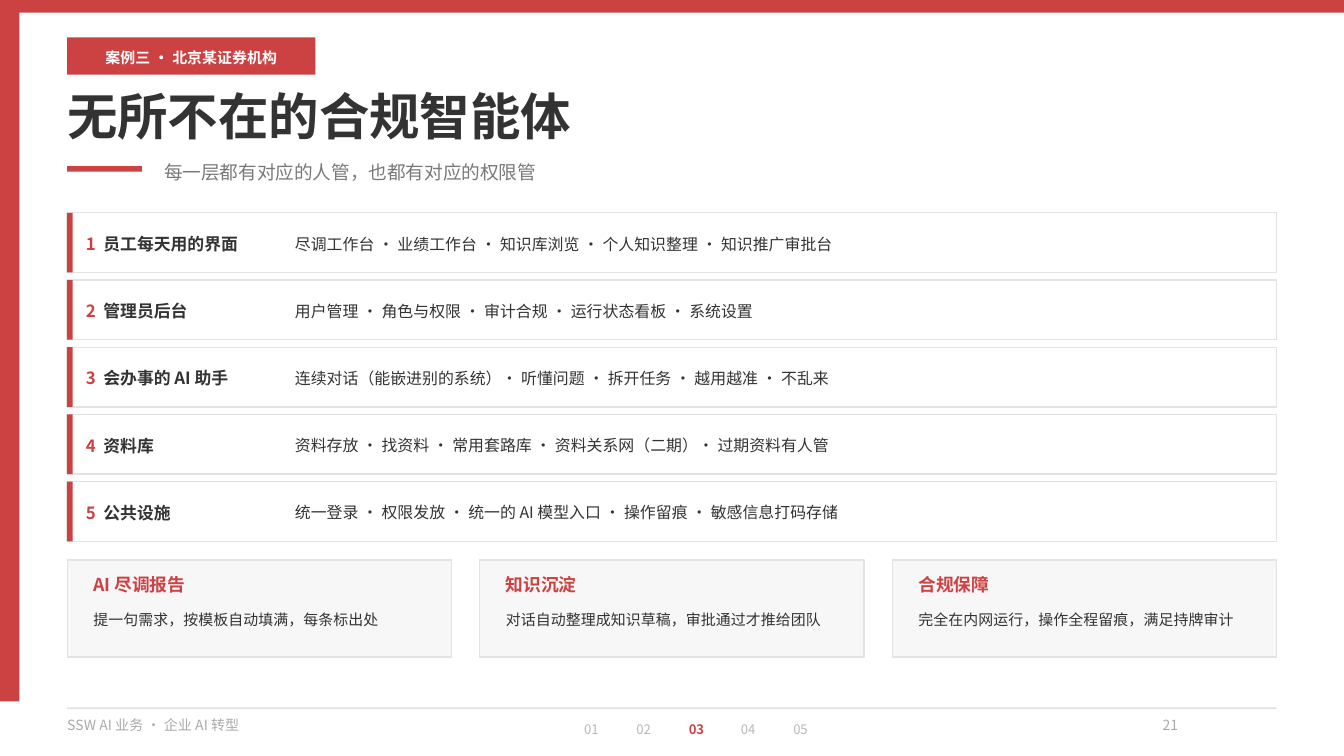
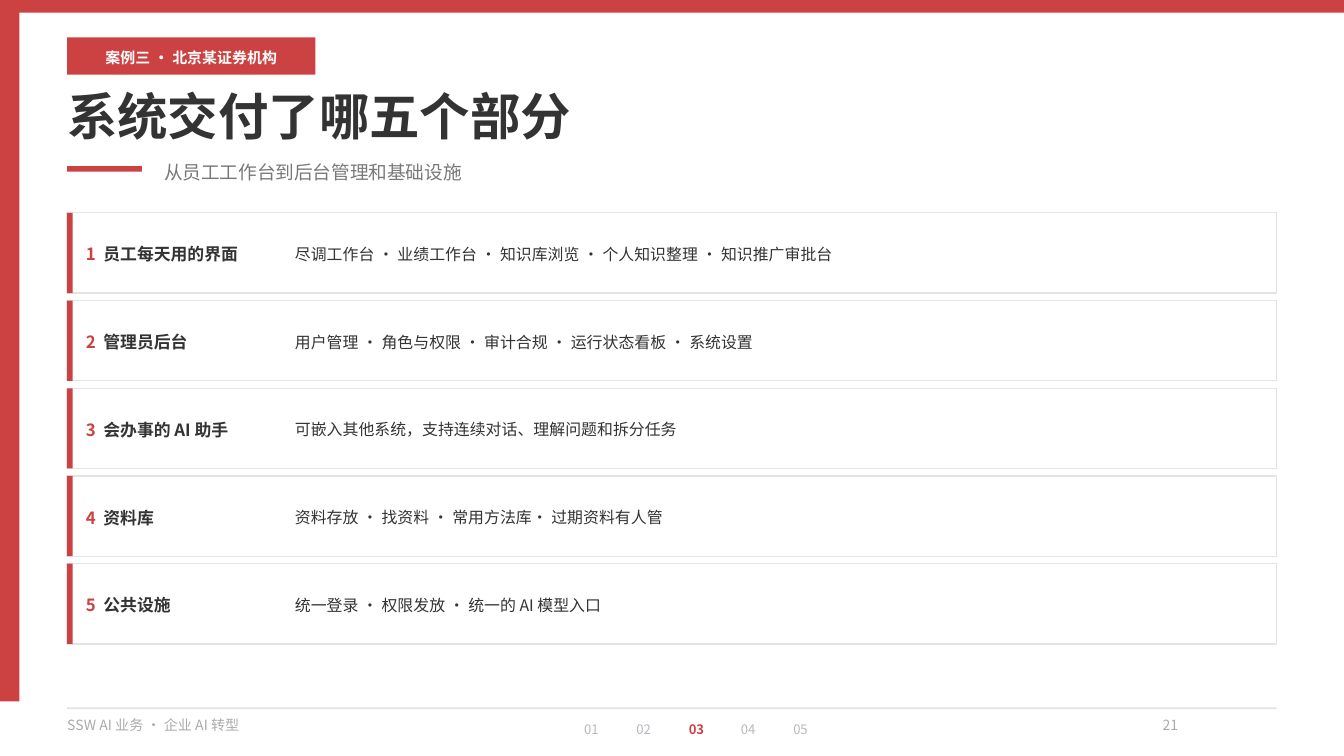
Before and after one commit to hveraus/ssw-business, a slide deck: slide 21 of SSW AI 业务_v2/SSW AI 业务_v3.pptx. Drawn at 1344x756 pixels with LibreOffice and Linux fonts; fonts in the diff are those of the drawing. Boxes give left, top, right and bottom in pixels: in the first picture for what was removed or moved away, otherwise in the second. Text is boxed around its words. In the diff, an @@ line names an element or a change of style, - is before the commit and + after.

Commit message:
精简 V3 五个案例的重复内容，加入 SSW Logo 和可点击 PDF

```diff
--- a/SSW AI 业务_v2/SSW AI 业务_v3.pptx
+++ b/SSW AI 业务_v2/SSW AI 业务_v3.pptx
@@ text at (x1=67, y1=91, x2=571, y2=140): text changed @@
-无所不在的合规智能体
+系统交付了哪五个部分
@@ text at (x1=164, y1=163, x2=462, y2=181): text changed @@
-每一层都有对应的人管，也都有对应的权限管
+从员工工作台到后台管理和基础设施
@@ rectangle resized from (x1=67, y1=212, x2=1277, y2=271) to (x1=67, y1=212, x2=1277, y2=293) @@
@@ rectangle resized from (x1=67, y1=212, x2=73, y2=271) to (x1=67, y1=212, x2=73, y2=293) @@
@@ text "1 员工每天用的界面" moved from (x1=86, y1=235, x2=238, y2=252) to (x1=86, y1=245, x2=238, y2=262) @@
@@ text "尽调工作台 · 业绩工作台 · 知识库浏览 ..." moved from (x1=295, y1=236, x2=832, y2=252) to (x1=295, y1=246, x2=832, y2=262) @@
@@ rectangle resized from (x1=67, y1=280, x2=1277, y2=339) to (x1=67, y1=301, x2=1277, y2=382) @@
@@ rectangle resized from (x1=67, y1=280, x2=73, y2=339) to (x1=67, y1=301, x2=73, y2=382) @@
@@ text "2 管理员后台" moved from (x1=86, y1=302, x2=187, y2=319) to (x1=86, y1=333, x2=187, y2=350) @@
@@ text "用户管理 · 角色与权限 · 审计合规 ..." moved from (x1=295, y1=303, x2=753, y2=319) to (x1=295, y1=334, x2=753, y2=350) @@
@@ rectangle removed at (x1=67, y1=347, x2=73, y2=406) @@
@@ rectangle resized from (x1=67, y1=414, x2=1277, y2=473) to (x1=67, y1=388, x2=1277, y2=469) @@
@@ rectangle resized from (x1=67, y1=414, x2=73, y2=473) to (x1=67, y1=388, x2=73, y2=469) @@
@@ text "3 会办事的 AI 助手" moved from (x1=86, y1=369, x2=229, y2=386) to (x1=86, y1=421, x2=229, y2=438) @@
@@ text at (x1=295, y1=421, x2=677, y2=437): text changed @@
-连续对话（能嵌进别的系统）· 听懂问题 · 拆开任务 · 越用越准 · 不乱来
+可嵌入其他系统，支持连续对话、理解问题和拆分任务
@@ rectangle resized from (x1=67, y1=481, x2=1277, y2=540) to (x1=67, y1=476, x2=1277, y2=556) @@
@@ rectangle resized from (x1=67, y1=481, x2=73, y2=540) to (x1=67, y1=476, x2=73, y2=556) @@
@@ text "4 资料库" moved from (x1=86, y1=437, x2=153, y2=454) to (x1=86, y1=509, x2=153, y2=526) @@
@@ text at (x1=295, y1=509, x2=662, y2=525): text changed @@
-资料存放 · 找资料 · 常用套路库 · 资料关系网（二期）· 过期资料有人管
+资料存放 · 找资料 · 常用方法库· 过期资料有人管
@@ rectangle resized from (x1=67, y1=347, x2=1277, y2=406) to (x1=67, y1=563, x2=1277, y2=644) @@
@@ rectangle removed at (x1=67, y1=560, x2=452, y2=657) @@
@@ rectangle added at (x1=67, y1=563, x2=73, y2=644), fill #CC4141 @@
@@ text "5 公共设施" moved from (x1=86, y1=504, x2=170, y2=521) to (x1=86, y1=596, x2=170, y2=613) @@
@@ rectangle removed at (x1=480, y1=560, x2=864, y2=657) @@
@@ rectangle removed at (x1=892, y1=560, x2=1277, y2=657) @@
@@ text removed at (x1=93, y1=576, x2=186, y2=593) @@
-AI 尽调报告
@@ text at (x1=295, y1=597, x2=601, y2=613): text changed @@
-统一登录 · 权限发放 · 统一的 AI 模型入口 · 操作留痕 · 敏感信息打码存储
+统一登录 · 权限发放 · 统一的 AI 模型入口
@@ text removed at (x1=506, y1=576, x2=577, y2=593) @@
-知识沉淀
@@ text removed at (x1=918, y1=576, x2=989, y2=593) @@
-合规保障
@@ text removed at (x1=93, y1=612, x2=378, y2=627) @@
-提一句需求，按模板自动填满，每条标出处
@@ text removed at (x1=506, y1=612, x2=821, y2=627) @@
-对话自动整理成知识草稿，审批通过才推给团队
@@ text removed at (x1=918, y1=612, x2=1233, y2=627) @@
-完全在内网运行，操作全程留痕，满足持牌审计
```
Also in this commit, not shown: 18 other slides changed, 1 slide added, 1 slide removed, 3 other files.
